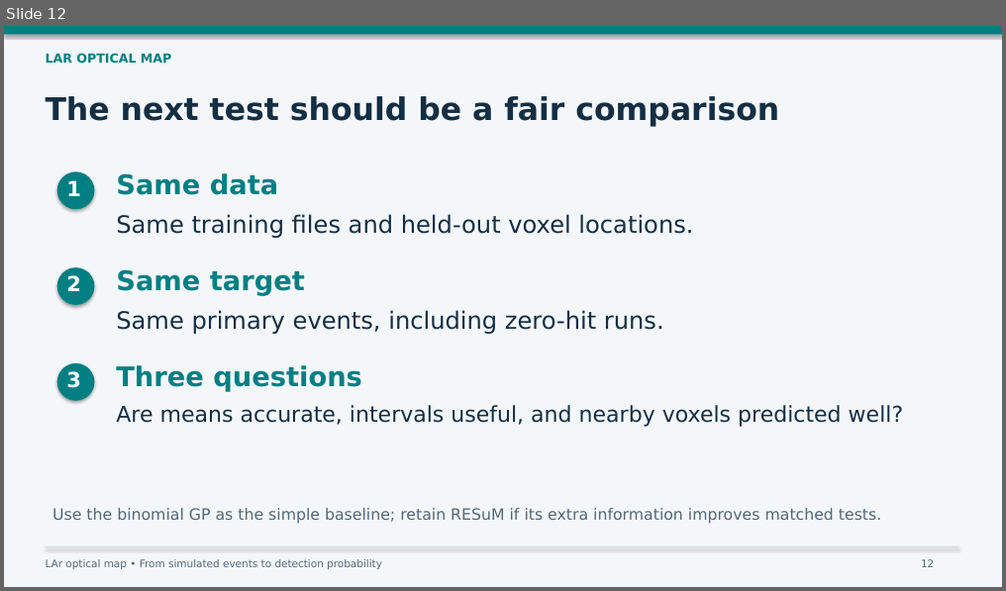
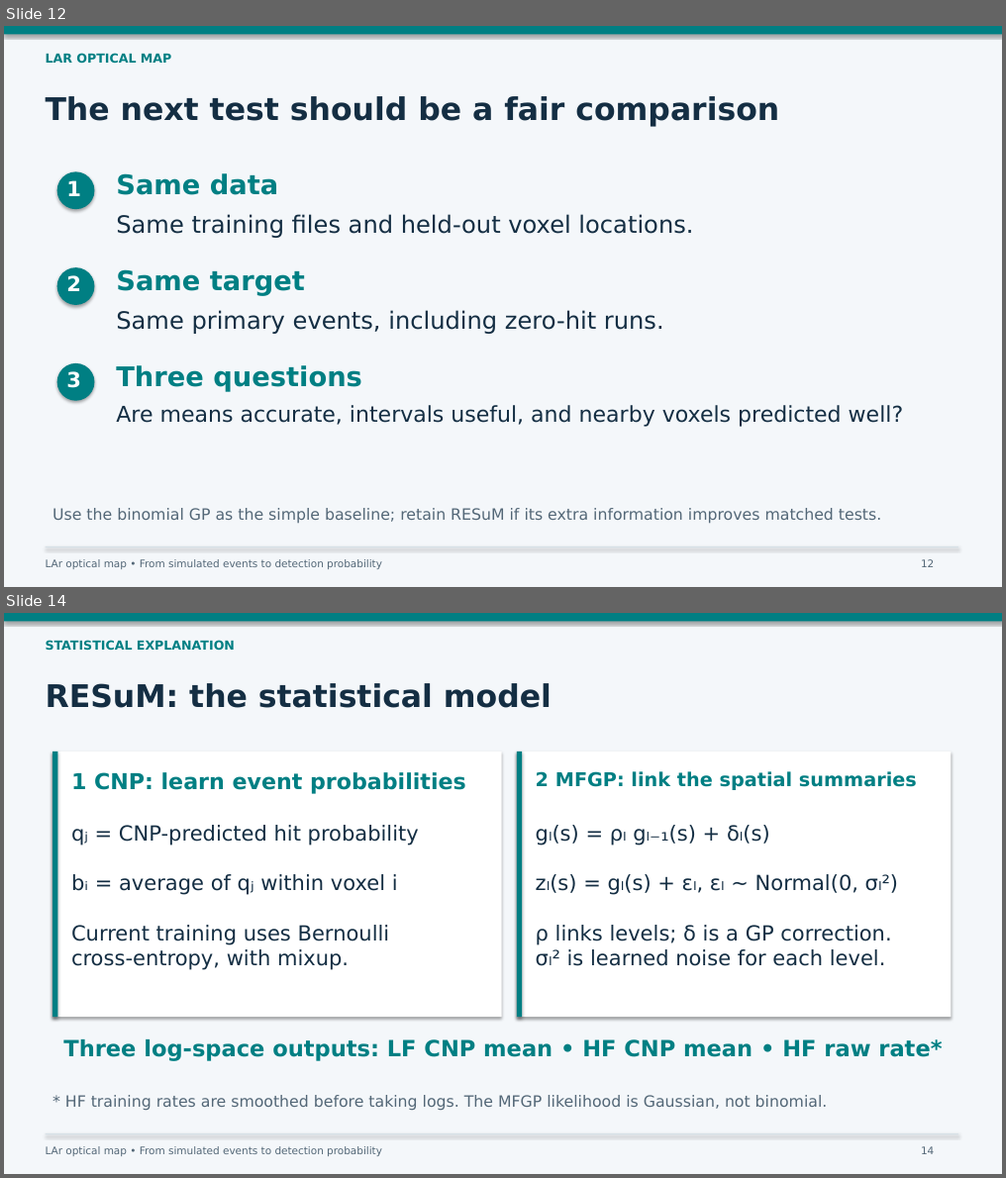
Before and after one commit to annkasch/RESUM_FLEX, a slide deck: presentations/binomial_gp_vs_resum/binomial_gp_vs_resum.pptx. Shown one above the other, each under a label of ours: slide 12 before the commit, slides 12 and 14 after it; the slides between them are not shown. The pictures are 1006x591 and 1006x1178 pixels, drawn with LibreOffice and Linux fonts; fonts in the diff are those of the drawing. Boxes give left, top, right and bottom in pixels: in the first picture for what was removed or moved away, otherwise in the second. Text is boxed around its words. In the diff, an @@ line names an element or a change of style, - is before the commit and + after.

Commit message:
Add statistical explanations of binomial GP and RESuM to slides

```diff
--- a/presentations/binomial_gp_vs_resum/binomial_gp_vs_resum.pptx
+++ b/presentations/binomial_gp_vs_resum/binomial_gp_vs_resum.pptx
@@ slide 14 added at box(4, 613, 1002, 1174), background #FFFFFF @@
@@ rectangle added at box(4, 613, 1002, 1174), fill #F4F7FA @@
@@ rectangle added at box(4, 613, 1002, 621), fill #007F83 @@
@@ text added at box(46, 640, 235, 650), 12 pt, text #007F83, bold @@
+STATISTICAL EXPLANATION
@@ text added at box(46, 683, 551, 708), 30 pt, text #142E43, bold @@
+RESuM: the statistical model
@@ rectangle added at box(53, 752, 502, 1017), fill #FFFFFF @@
@@ rectangle added at box(53, 752, 57, 1017), fill #007F83 @@
@@ rectangle added at box(517, 752, 951, 1017), fill #FFFFFF @@
@@ rectangle added at box(517, 752, 522, 1017), fill #007F83 @@
@@ text added at box(71, 772, 466, 794), 21.1 pt, text #007F83, bold @@
+1 CNP: learn event probabilities
@@ text added at box(536, 771, 917, 790), 18.4 pt, text #007F83, bold @@
+2 MFGP: link the spatial summaries
@@ text added at box(71, 825, 419, 970), 20 pt, text #142E43 @@
+qⱼ = CNP-predicted hit probability
+bᵢ = average of qⱼ within voxel i
+Current training uses Bernoulli
+cross-entropy, with mixup.
@@ text added at box(536, 825, 898, 966), 20 pt, text #142E43 @@
+gₗ(s) = ρₗ gₗ₋₁(s) + δₗ(s)
+zₗ(s) = gₗ(s) + εₗ, εₗ ~ Normal(0, σₗ²)
+ρ links levels; δ is a GP correction.
+σₗ² is learned noise for each level.
@@ text added at box(63, 1040, 942, 1061), 21.5 pt, text #007F83, bold @@
+Three log-space outputs: LF CNP mean • HF CNP mean • HF raw rate*
@@ text added at box(65, 1095, 828, 1111), 15 pt, text #536777 @@
+* HF training rates are smoothed before taking logs. The MFGP likelihood is Gaussian, not binomial.
@@ rectangle added at box(46, 1134, 958, 1135), fill #D6E0E7 @@
@@ text added at box(46, 1147, 382, 1157), 10 pt, text #536777 @@
+LAr optical map • From simulated events to detection probability
@@ text added at box(921, 1147, 934, 1155), 10 pt, text #536777 @@
+14
```
Also in this commit, not shown: 3 slides changed, 1 other slide added, 2 other files.
